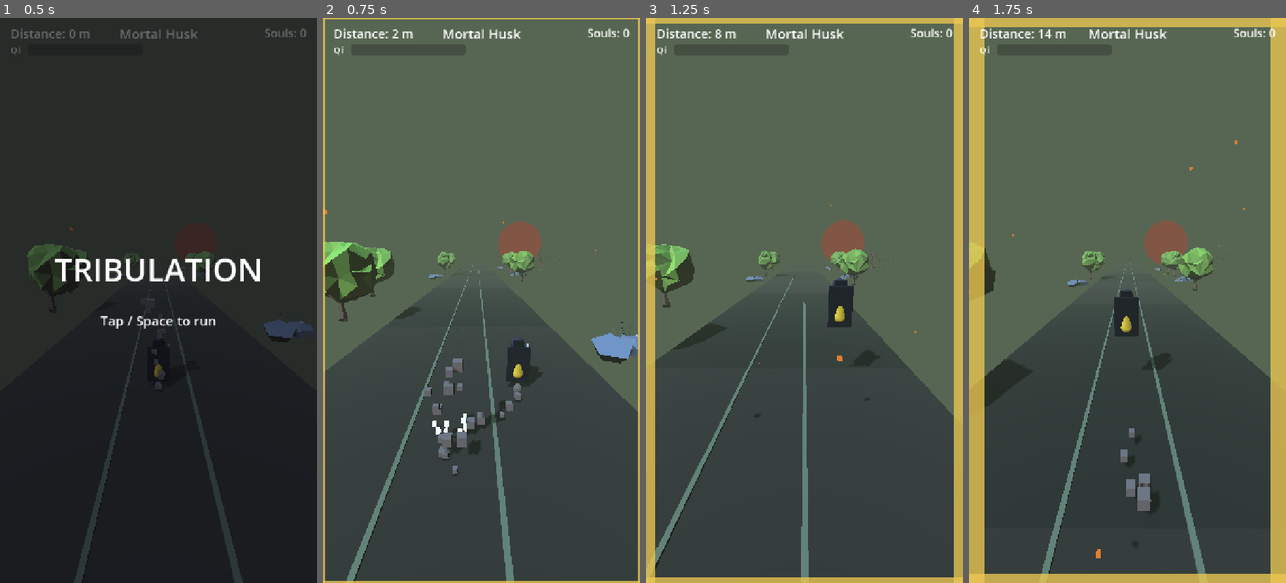
Above: before the commit, frames 1-4 (left to right).
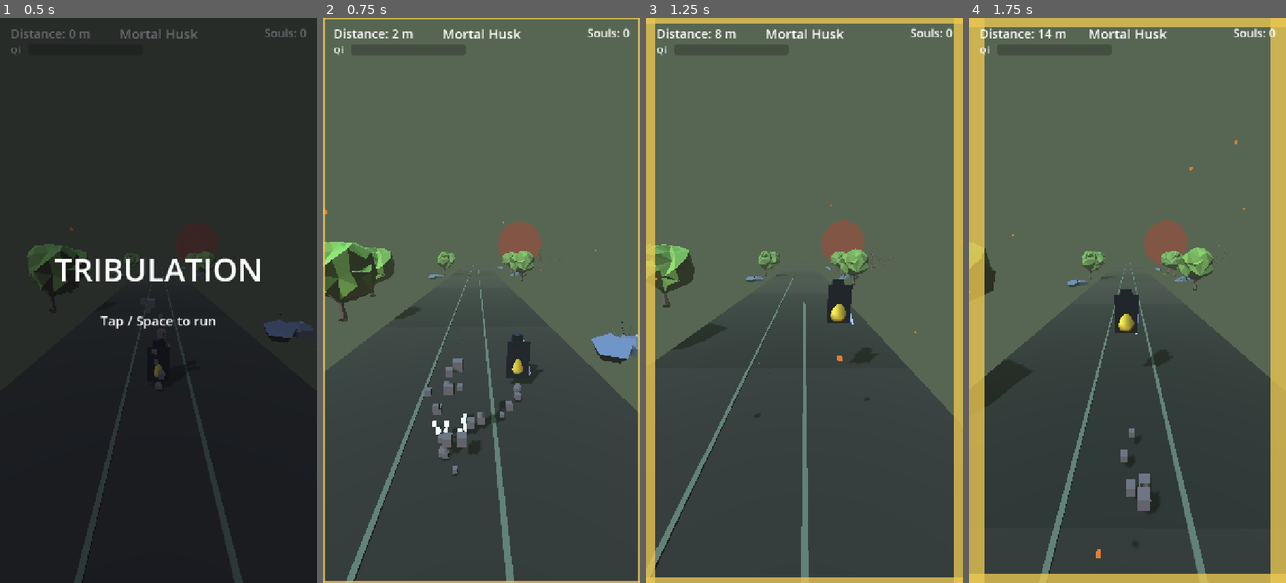
Above: after the commit, the same moments.

Repository: DanielEleojo/tribulation
Game: Godot game, scene res://scenes/game.tscn
The game is run twice, just before and just after one commit, with the same random seed, the same clock (stepped at 60 frames per second) and the same inputs.
Inputs (mouse positions are in pixels of both pictures, inside the frame that each line leads up to):
- Up to frame 1 (0.5 s): no input
- Up to frame 2 (0.75 s): tap Enter (restart) at 0.5 s; move the mouse to (551, 272) at 0.52 s; hold Right (move_right) from 0.53 s (still down); tap F (slash) at 0.6 s; click (551, 272) at 0.67 s
- Up to frame 3 (1.25 s): keep holding Right (move_right); tap Space (jump) at 0.77, 1.07 s
- Up to frame 4 (1.75 s): move the mouse to (1064, 328) at 1.27 s; release Right (move_right) at 1.28 s; hold Left (move_left) from 1.28 s (still down); tap Down (slide) at 1.35 s; tap Space (jump) at 1.52 s

Frame 1 is identical in both runs. In frame 2, 0.2% of the frame differs, in the area x 57-70%, y 55-66%; in frame 3, 0.2%, in the area x 57-66%, y 46-55%; in frame 4, 0.2%.

Commit message:
Phase 4.B: procedural run animation (player) + foe bob/sway

Diff:
--- /dev/null
+++ b/scripts/foe.gd
@@ -0,0 +1,14 @@
+extends Node3D
+## Minimal "alive" motion for a placeholder disciple: a running bounce + slight
+## sway, so foes read as moving martial artists rather than static capsules.
+
+var _t: float = 0.0
+var _phase: float = 0.0
+
+func _ready() -> void:
+	_phase = randf() * TAU   # desync so a row of foes don't bob in lockstep
+
+func _process(delta: float) -> void:
+	_t += delta * 8.0
+	position.y = absf(sin(_t + _phase)) * 0.14
+	rotation.y = sin((_t + _phase) * 0.5) * 0.18
--- a/scripts/player.gd
+++ b/scripts/player.gd
@@ -60,6 +60,9 @@
 const SPRINT_CAP: float = 8.0
 
 var _figure: Node3D            # holds the visual demon parts (swap for a real GLB later)
+var _cape: MeshInstance3D
+var _sword: MeshInstance3D
+var _anim_t: float = 0.0
 var _col: CollisionShape3D
 var _shape: BoxShape3D
 var _mat: StandardMaterial3D   # torso material — tinted per realm
@@ -118,25 +121,25 @@
 	hair.position = Vector3(0.0, 1.45, 0.20)
 	_figure.add_child(hair)
 
-	var cape := MeshInstance3D.new()
+	_cape = MeshInstance3D.new()
 	var cb := BoxMesh.new()
 	cb.size = Vector3(0.85, 1.5, 0.06)
-	cape.mesh = cb
-	cape.material_override = _solid(Color(0.07, 0.05, 0.09))
-	cape.position = Vector3(0.0, 1.0, 0.30)
-	cape.rotation_degrees = Vector3(8.0, 0.0, 0.0)
-	_figure.add_child(cape)
-
-	var sword := MeshInstance3D.new()
+	_cape.mesh = cb
+	_cape.material_override = _solid(Color(0.07, 0.05, 0.09))
+	_cape.position = Vector3(0.0, 1.0, 0.30)
+	_cape.rotation_degrees = Vector3(8.0, 0.0, 0.0)
+	_figure.add_child(_cape)
+
+	_sword = MeshInstance3D.new()
 	var sb := BoxMesh.new()
 	sb.size = Vector3(0.07, 1.4, 0.07)
-	sword.mesh = sb
+	_sword.mesh = sb
 	var smat := _solid(Color(0.72, 0.74, 0.82))
 	smat.emission_enabled = true
 	smat.emission = Color(0.3, 0.4, 0.6)
-	sword.material_override = smat
-	sword.position = Vector3(0.42, 0.95, -0.12)
-	_figure.add_child(sword)
+	_sword.material_override = smat
+	_sword.position = Vector3(0.42, 0.95, -0.12)
+	_figure.add_child(_sword)
 
 	_set_height(STAND_HEIGHT, _base_color)
 	_build_dust()
@@ -234,6 +237,28 @@
 	# Gravity; landing cancels downward velocity.
 	velocity.y -= gravity * delta
 	move_and_slide()
+
+	_animate_figure(delta, grounded)
+
+## Procedural run animation so the demon reads as running, not sliding: a footfall
+## bounce + forward lean, cape flap and blade sway; tucks/flares in the air.
+func _animate_figure(delta: float, grounded: bool) -> void:
+	if _figure == null:
+		return
+	if is_sliding:
+		_figure.position.y = 0.0
+		_figure.rotation = Vector3.ZERO
+		return
+	_anim_t += delta * (run_speed * 0.55)
+	if grounded:
+		_figure.position.y = absf(sin(_anim_t)) * 0.12          # footfall bounce
+		_figure.rotation.x = -0.10                               # lean into the run
+		_cape.rotation_degrees.x = 8.0 + sin(_anim_t * 2.0) * 7.0
+		_sword.rotation_degrees.z = sin(_anim_t) * 12.0
+	else:
+		_figure.position.y = 0.0
+		_figure.rotation.x = -0.26                               # tuck forward mid-air
+		_cape.rotation_degrees.x = 24.0                          # cape flares back
 
 ## Lane changes (clamped to the three lanes).
 func move_left() -> void:
--- a/scripts/spawner.gd
+++ b/scripts/spawner.gd
@@ -29,6 +29,7 @@
 const ENEMY_COLOR := Color(0.75, 0.12, 0.16)
 
 const GateScript = preload("res://scripts/gate.gd")
+const FoeScript = preload("res://scripts/foe.gd")
 
 # Frequency ramp.
 @export var start_interval: float = 1.4
@@ -156,6 +157,7 @@
 	var cy := ENEMY_SIZE.y * 0.5
 	var area := _make_area(ENEMY_SIZE, cy, true)
 	var holder := Node3D.new()
+	holder.set_script(FoeScript)         # gives the disciple a running bob/sway
 	holder.scale = Vector3(sc, sc, sc)   # higher-rank foes loom larger (visual only)
 	area.add_child(holder)
 	var body := MeshInstance3D.new()
Not shown, changed: devlog.txt
